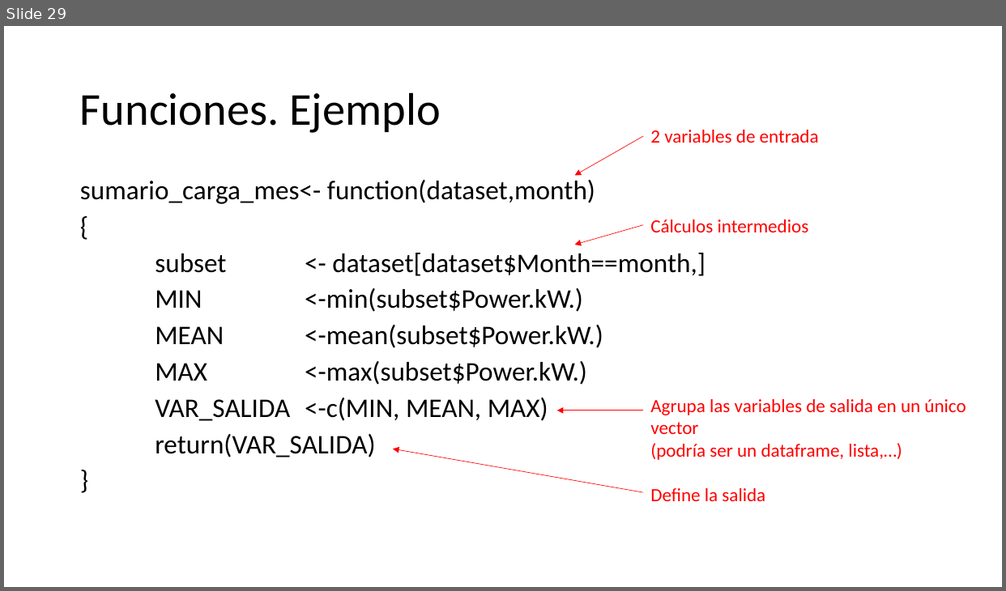
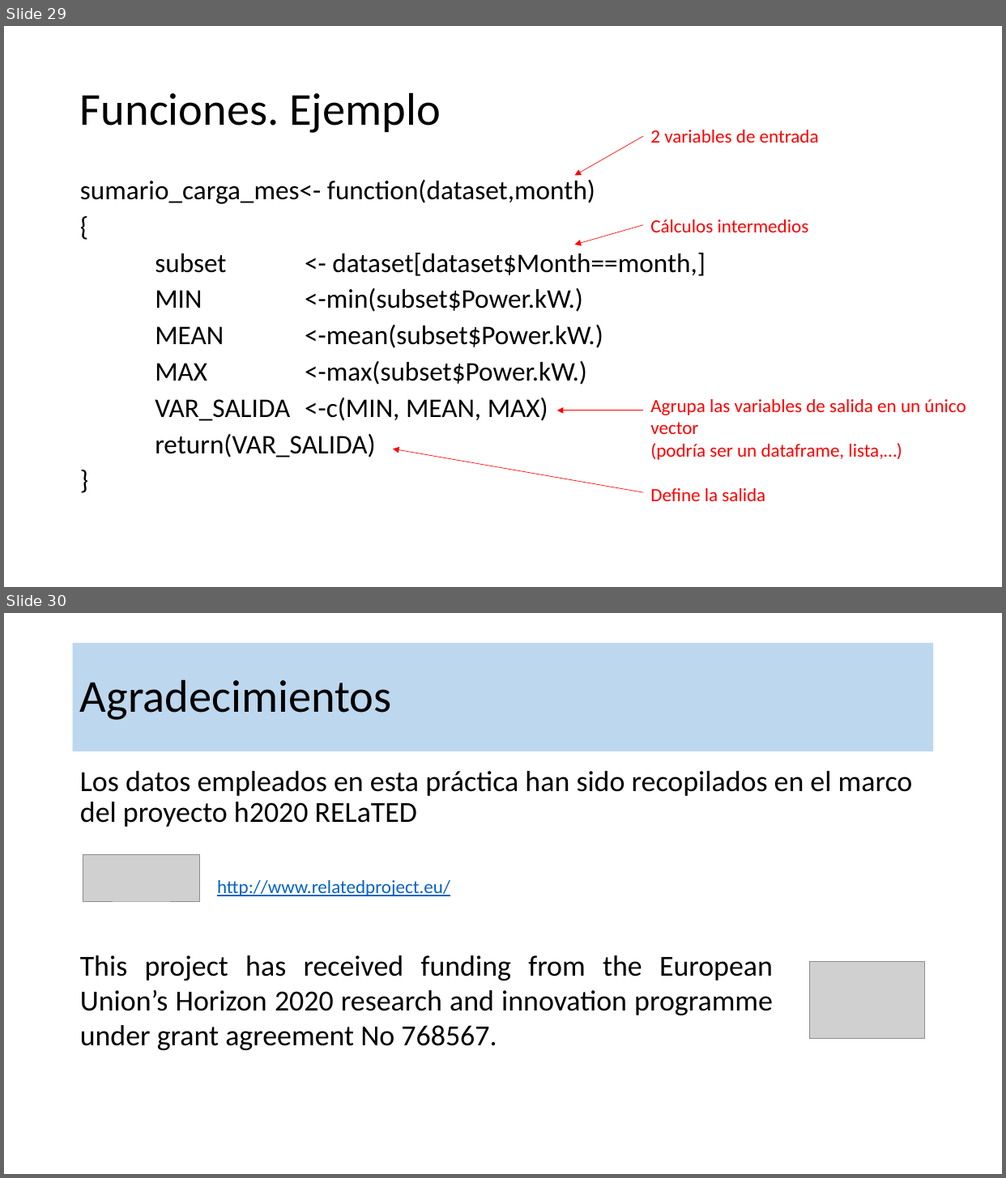
Before and after one commit to robgaray/EESIA_Consumo_Analisis_Datos_2021, a slide deck: 1_Presentaciones/Sesion_1_Practica.pptx. Shown one above the other, each under a label of ours: slide 29 before the commit, slides 29 and 30 after it. The pictures are 1006x591 and 1006x1178 pixels, drawn with LibreOffice and Linux fonts; fonts in the diff are those of the drawing; grey boxes stand for pictures; background and template pictures are left out. Boxes give left, top, right and bottom in pixels: in the first picture for what was removed or moved away, otherwise in the second. Text is boxed around its words. In the diff, an @@ line names an element or a change of style, - is before the commit and + after.

```diff
--- a/1_Presentaciones/Sesion_1_Practica.pptx
+++ b/1_Presentaciones/Sesion_1_Practica.pptx
@@ slide 30 added at (4,613,1002,1174), background #FFFFFF @@
@@ title added at (73,643,934,752), fill #BDD7EE, 44 pt, text #000000 @@
+Agradecimientos
@@ text added at (80,771,913,827), 28 pt, text #000000 @@
+Los datos empleados en esta práctica han sido recopilados en el marco del proyecto h2020 RELaTED
@@ picture added at (83,855,199,901) @@
@@ text added at (217,880,450,897), 18 pt, text #0563C1, underline @@
+http://www.relatedproject.eu/
@@ text added at (80,956,773,1050), 28 pt, text #000000 @@
+This project has received funding from the European Union’s Horizon 2020 research and innovation programme under grant agreement No 768567.
@@ picture added at (809,961,925,1038) @@
```
Also in this commit, not shown: 16 other files.
